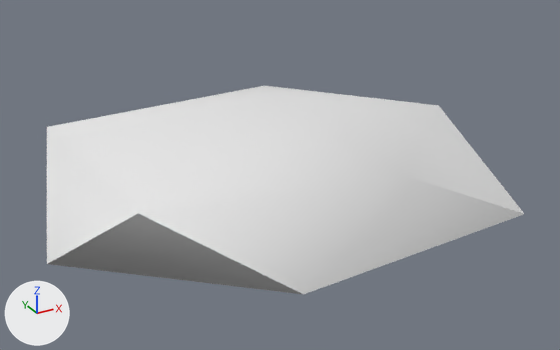
The glTF model models/variants/boulder_flat_v2.glb: old version first, new version second.
Both versions are drawn from a 50 mm lens placed at (-1.341, -2.435, 1.405), pointed at (0.02, 0.04, 0.167). Lighting does not change. The marker at lower left points along +X, +Y and +Z. The picture after the commit comes second. Vertices at exactly the same position are counted once.

Objects in the first picture: 'Boulder'.
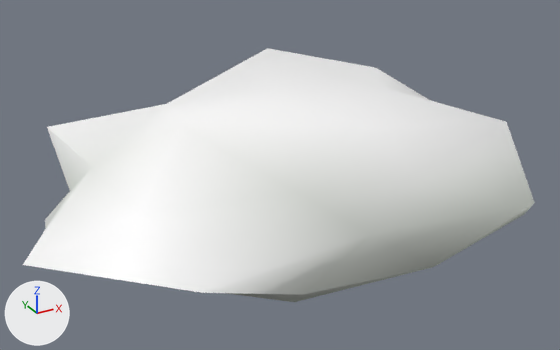
Changed parts and their boxes [x1, y1, x2, y2] in the pictures (560 x 350 px):
'Boulder', reshaped (7% wider, 22% taller)
    before: [47, 86, 524, 294]
    after: [23, 48, 535, 302]

The change, as a list of edits to the scene's bpy script:
```text
Add mat_defaultmaterial:
    mat_defaultmaterial = bpy.data.materials.new('DefaultMaterial')
    mat_defaultmaterial.use_nodes = True; mat_defaultmaterial.node_tree.nodes.clear()
    _N = mat_defaultmaterial.node_tree.nodes; _L = mat_defaultmaterial.node_tree.links
    n0 = _N.new('ShaderNodeOutputMaterial'); n0.name = 'Material Output'
    n1 = _N.new('ShaderNodeBsdfPrincipled'); n1.name = 'Principled BSDF'
    n2 = _N.new('ShaderNodeVertexColor'); n2.name = 'Color Attribute'
    _L.new(n1.outputs[0], n0.inputs[0])  # 'BSDF' to 'Surface'
    _L.new(n2.outputs[0], n1.inputs[0])  # 'Color' to 'Base Color'
Change me_boulder:
    used by ob_boulder; location = (0.0, 0.0, 0.0)
    remove me_boulder.from_pydata(...)  # 12 vertices, 20 faces; spans x -0.92..0.84, y -0.62..0.6, z -0.18..0.52
    add me_boulder.from_pydata(...)  # 42 vertices, 80 faces; spans x -1.04..0.97, y -0.7..0.87, z -0.18..0.57
    me_boulder part 1
    20 faces are deleted
    30 vertices are added at x -1.04..0.97, y -0.7..0.87, z -0.13..0.57
    80 new faces join them
    add me_boulder.materials.append(mat_defaultmaterial)
```
